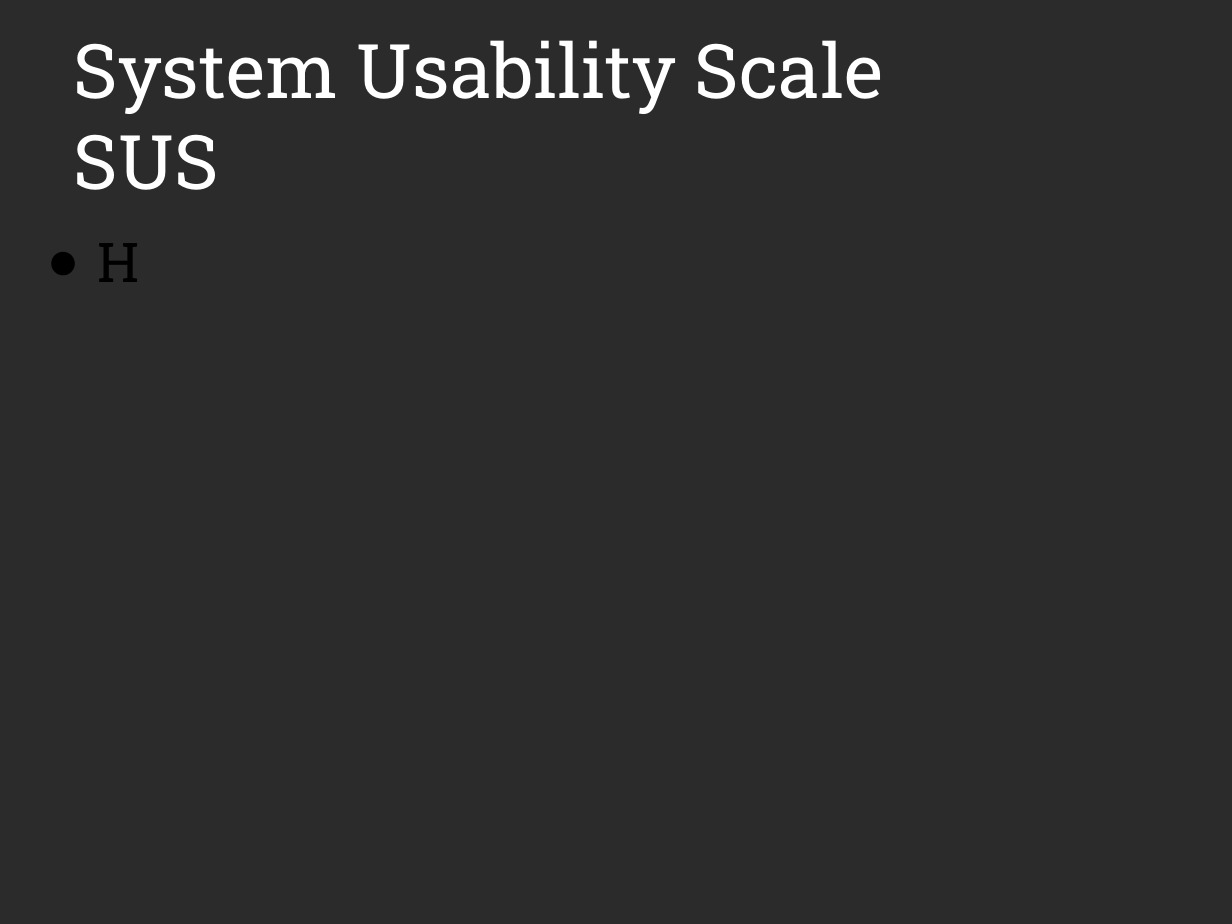
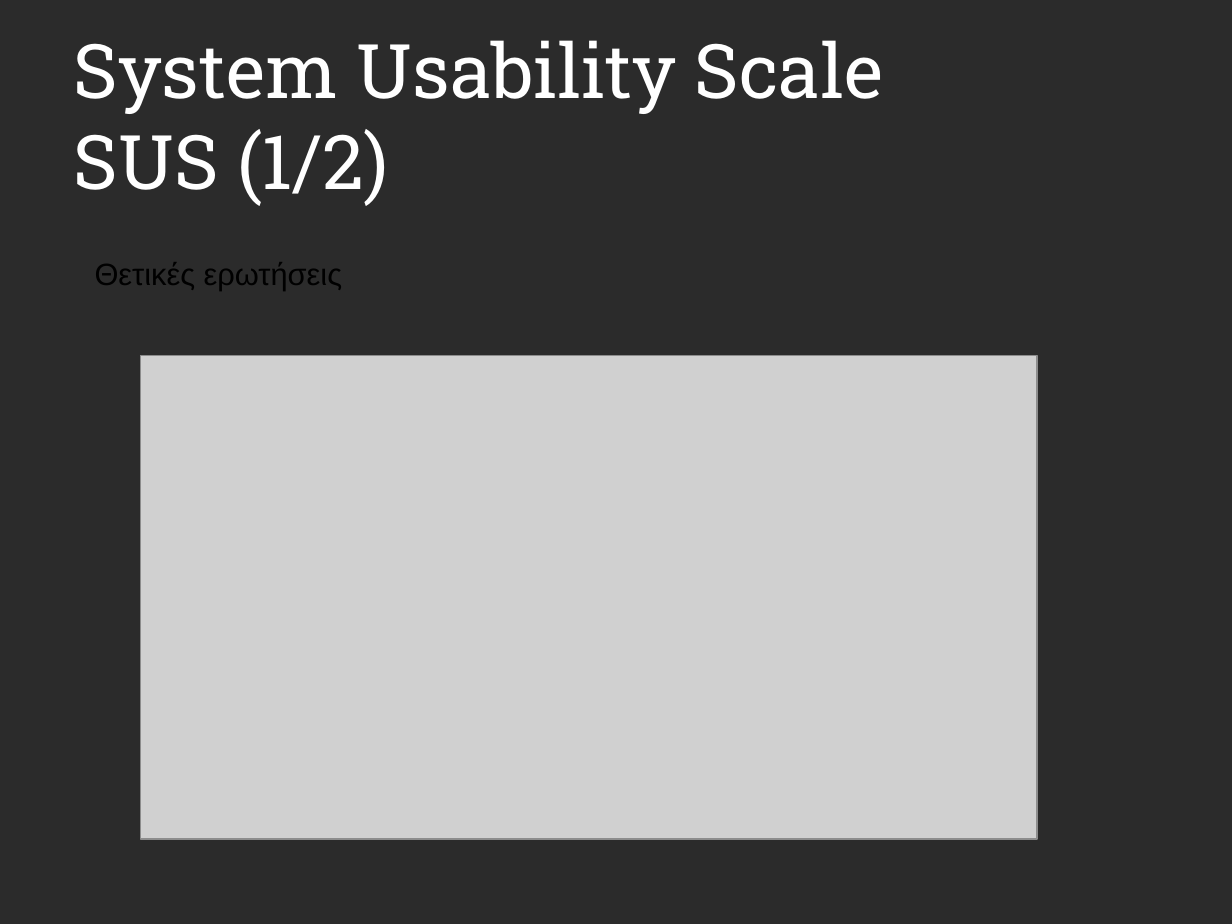
Before and after one commit to terminal0gr/WebApriori, a slide deck: slide 23 of Tasks/M102.pptx. Drawn at 1232x924 pixels with LibreOffice and Linux fonts; fonts in the diff are those of the drawing; grey boxes stand for pictures; background and template pictures are left out; a plain dark background stands for a picture behind light text. Boxes give left, top, right and bottom in pixels: in the first picture for what was removed or moved away, otherwise in the second. Text is boxed around its words. In the diff, an @@ line names an element or a change of style, - is before the commit and + after.

Commit message:
Final doc, final ppt

```diff
--- a/Tasks/M102.pptx
+++ b/Tasks/M102.pptx
@@ title at [74, 40, 884, 206]: text changed @@
-System Usability Scale
-SUS
+System Usability Scale
+SUS (1/2)
@@ text added at [95, 262, 342, 291], 18 pt, text #000000 @@
+Θετικές ερωτήσεις
@@ text removed at [98, 243, 140, 282] @@
-● H
@@ picture added at [140, 355, 1037, 839] @@
```
Also in this commit, not shown: 2 slides added, 1 slide removed, 1 other file.
